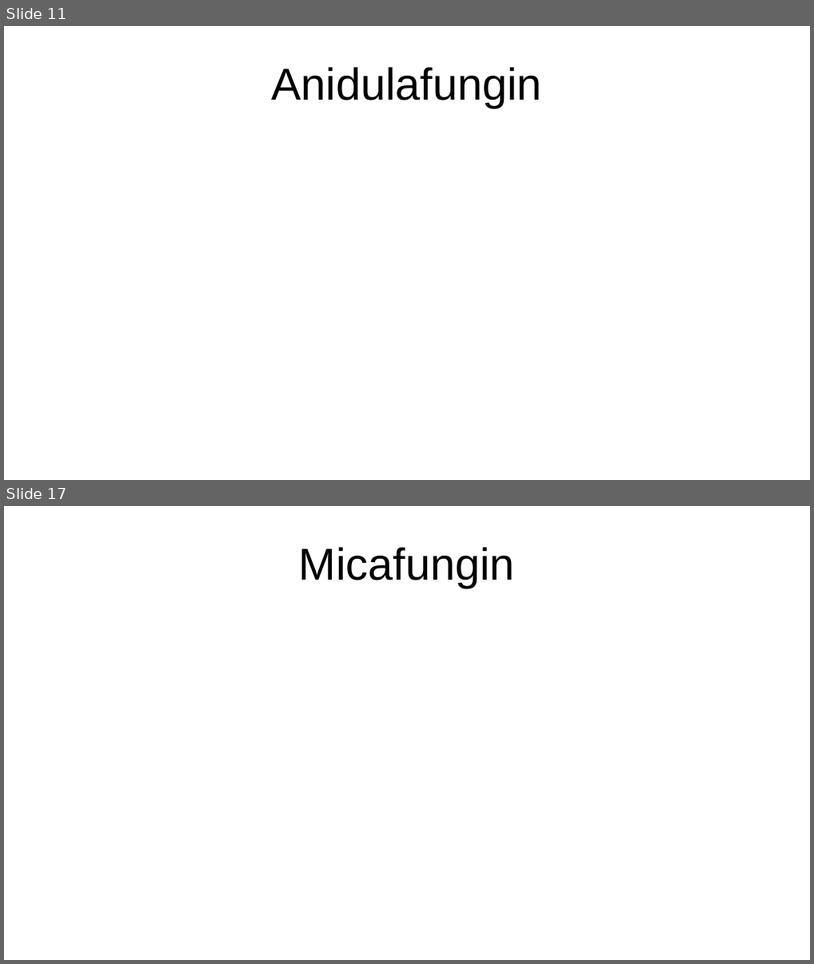
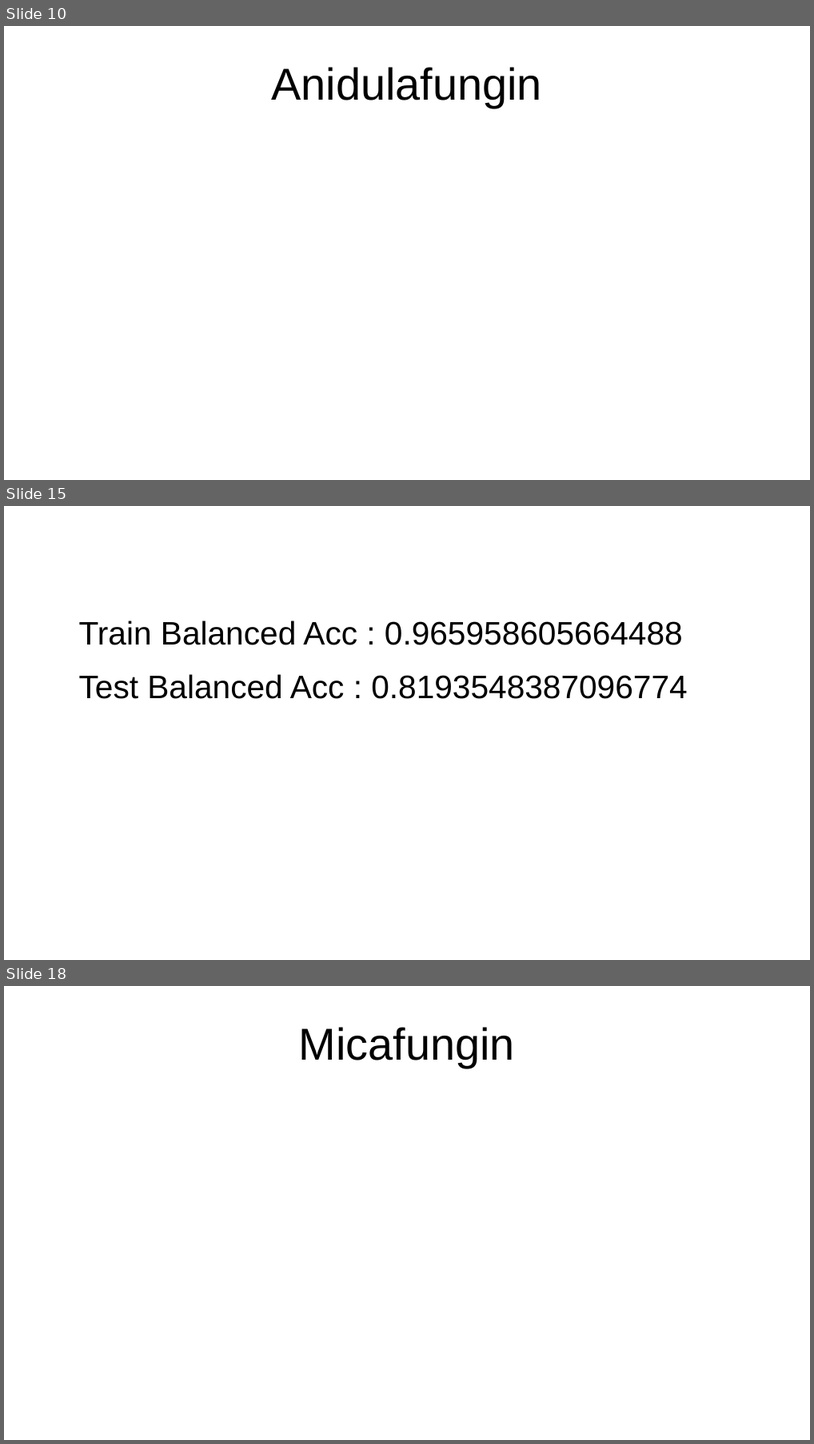
Before and after one commit to MathieuGig/Predict_Resistance_FKS1_GigM, a slide deck: Hyperparams_hunt.odp. Shown one above the other, each under a label of ours: slides 11 and 17 before the commit, slides 10, 15 and 18 after it; the slides between them are not shown. The pictures are 814x964 and 814x1444 pixels, drawn with LibreOffice and Linux fonts; fonts in the diff are those of the drawing. Boxes give left, top, right and bottom in pixels: in the first picture for what was removed or moved away, otherwise in the second. Text is boxed around its words. In the diff, an @@ line names an element or a change of style, - is before the commit and + after.

```diff
--- a/Hyperparams_hunt.odp
+++ b/Hyperparams_hunt.odp
@@ slide 15 added at [4, 506, 810, 960], background #FFFFFF @@
@@ text added at [79, 620, 687, 699], 32 pt, text #000000 @@
+Train Balanced Acc : 0.965958605664488
+Test Balanced Acc : 0.8193548387096774
@@ what was slide 11 is now slide 10 @@
@@ what was slide 17 is now slide 18 @@
```
Also in this commit, not shown: 7 slides changed, 15 other slides added, 12 slides removed, 16 other files.
